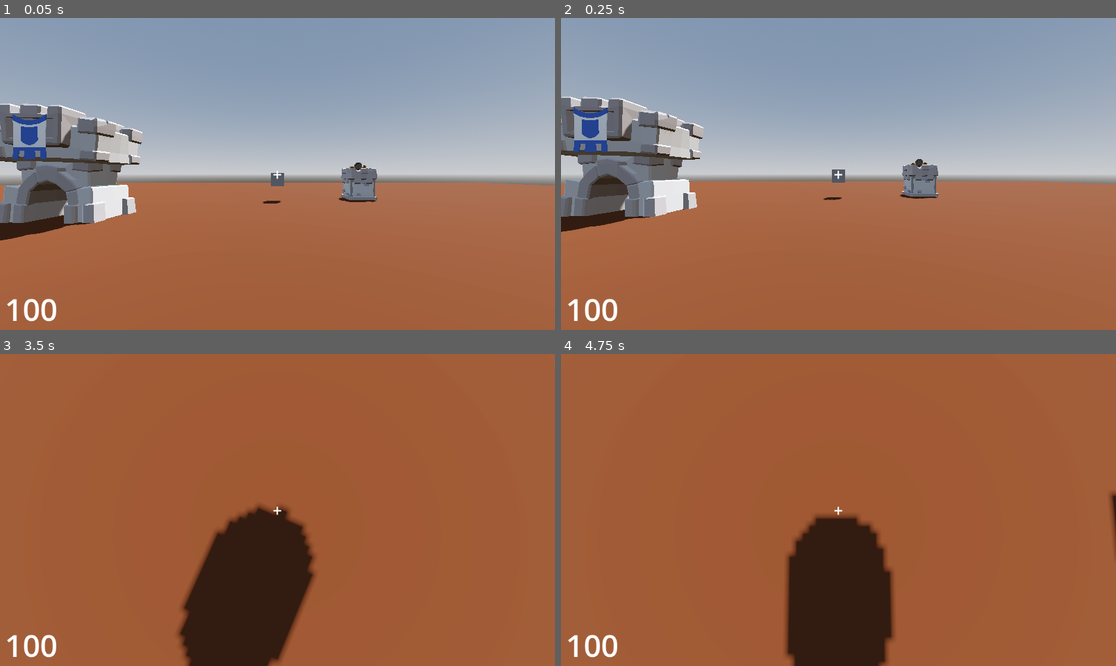
Above: before the commit, frames 1-4 (two rows, left to right).
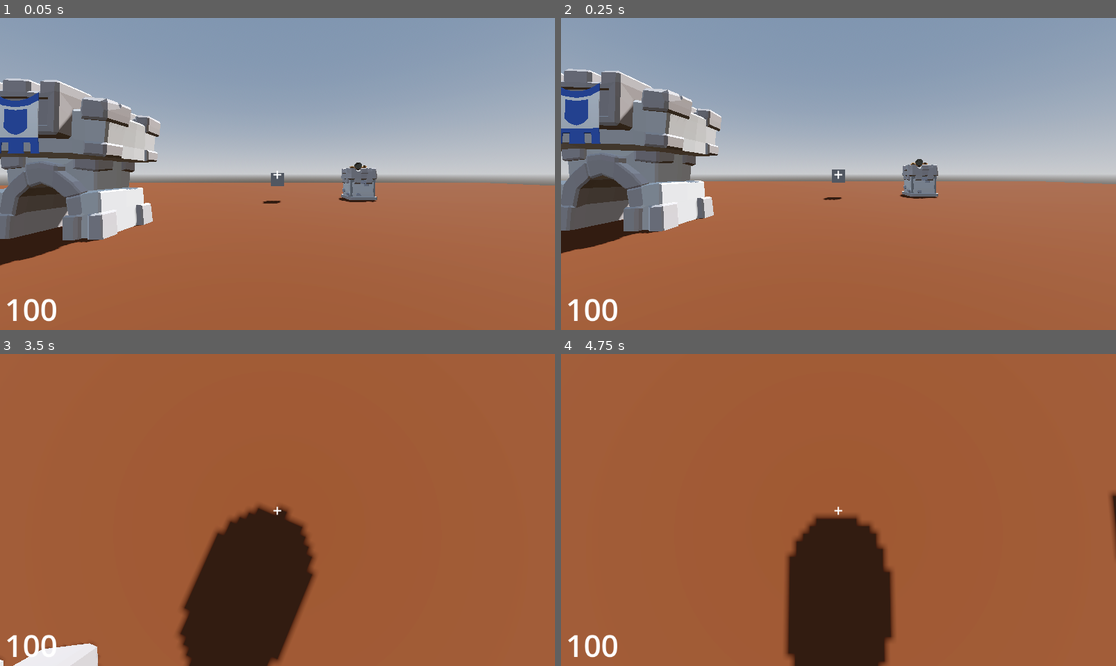
Above: after the commit, the same moments.

Repository: CSbean/Tower-Blaster
Game: Godot game, scene res://world.tscn
Two runs of this game, one before a commit and one after it. Both use one fixed random seed, a clock stepped at 60 frames per second and the inputs below.
Inputs (mouse positions are in pixels of both pictures, inside the frame that each line leads up to):
- Up to frame 1 (0.05 s): no input
- Up to frame 2 (0.25 s): no input
- Up to frame 3 (3.5 s): move the mouse to (271, 516) at 0.52 s; hold Up (ui_up) 0.53-2.78 s; right-click (271, 516) at 0.6 s; tap Space (jump) at 0.77, 1.52, 3.02 s; click (271, 516) at 0.8 s; move the mouse to (316, 513) at 1.27 s; click (316, 513) at 1.35 s; right-click (316, 513) at 1.55 s; move the mouse to (233, 506) at 2.02 s; right-click (233, 506) at 2.1 s; click (233, 506) at 2.3 s; move the mouse to (283, 510) at 2.77 s; hold A (move_left) from 2.78 s (still down); tap W (move_foward) at 2.85 s; right-click (283, 510) at 3.05 s
- Up to frame 4 (4.75 s): move the mouse to (816, 503) at 3.52 s; release A (move_left) at 3.53 s; hold Up (ui_up) from 3.53 s (still down); click (816, 503) at 3.6 s; tap Space (jump) at 3.77, 4.52 s; move the mouse to (866, 510) at 4.27 s; tap Shift (sprint_toggle) at 4.35 s; right-click (866, 510) at 4.55 s

The runs differ from the first frame. In frame 1, 9.0% of the frame differs, in the area x 0-29%, y 19-80%; in frame 2, 9.1%, in the area x 0-29%, y 16-76%; in frame 3, 0.8%; in frame 4, nothing differs.

Commit message:
base can take damage

Diff:
--- /dev/null
+++ b/tower-blaster/assets/booster_particles.tscn
@@ -0,0 +1,36 @@
+[gd_scene format=3 uid="uid://utljkmfy2jgu"]
+
+[sub_resource type="Curve" id="Curve_w7ove"]
+_data = [Vector2(0, 1), 0.0, 1.40451, 0, 0, Vector2(1, 0), -2.21649, 0.0, 0, 0]
+point_count = 2
+
+[sub_resource type="CurveTexture" id="CurveTexture_0capg"]
+curve = SubResource("Curve_w7ove")
+
+[sub_resource type="ParticleProcessMaterial" id="ParticleProcessMaterial_fgg2i"]
+direction = Vector3(0, -1, 0)
+spread = 15.0
+initial_velocity_min = 2.0
+initial_velocity_max = 4.0
+gravity = Vector3(0, 0, 0)
+damping_min = 9.0
+damping_max = 9.0
+scale_curve = SubResource("CurveTexture_0capg")
+
+[sub_resource type="StandardMaterial3D" id="StandardMaterial3D_6pwbh"]
+emission_enabled = true
+emission = Color(1, 1, 1, 1)
+emission_energy_multiplier = 2.0
+
+[sub_resource type="SphereMesh" id="SphereMesh_atjxn"]
+material = SubResource("StandardMaterial3D_6pwbh")
+radius = 0.1
+height = 0.2
+radial_segments = 32
+rings = 16
+
+[node name="BoosterParticles" type="GPUParticles3D"]
+amount = 32
+lifetime = 0.5
+process_material = SubResource("ParticleProcessMaterial_fgg2i")
+draw_pass_1 = SubResource("SphereMesh_atjxn")
--- a/tower-blaster/base.gd
+++ b/tower-blaster/base.gd
@@ -1,4 +1,5 @@
 extends Node3D
+class_name Base
 
 var health = 100
 # Called when the node enters the scene tree for the first time.
@@ -9,3 +10,7 @@
 # Called every frame. 'delta' is the elapsed time since the previous frame.
 func _process(delta: float) -> void:
 	pass
+
+func take_damage(num : float)->void:
+	health -= num
+	print(health)
--- a/tower-blaster/base.tscn
+++ b/tower-blaster/base.tscn
@@ -4,6 +4,9 @@
 [ext_resource type="PackedScene" uid="uid://cr2p8y25x6pcq" path="res://assets/Base.glb" id="1_rpg24"]
 
 [sub_resource type="StandardMaterial3D" id="StandardMaterial3D_rpg24"]
+
+[sub_resource type="BoxShape3D" id="BoxShape3D_3vi8l"]
+size = Vector3(4, 5, 3)
 
 [node name="Base" type="Node3D" unique_id=435660568]
 script = ExtResource("1_3vi8l")
@@ -16,3 +19,9 @@
 material = SubResource("StandardMaterial3D_rpg24")
 
 [node name="Base" parent="." unique_id=2100562782 instance=ExtResource("1_rpg24")]
+
+[node name="Area3D" type="Area3D" parent="." unique_id=1411092497]
+transform = Transform3D(1, 0, 0, 0, 1, 0, 0, 0, 1, 0, 2.5, 0)
+
+[node name="CollisionShape3D" type="CollisionShape3D" parent="Area3D" unique_id=27461510]
+shape = SubResource("BoxShape3D_3vi8l")
--- /dev/null
+++ b/tower-blaster/booster_particles.tscn
@@ -0,0 +1,36 @@
+[gd_scene format=3 uid="uid://utljkmfy2jgu"]
+
+[sub_resource type="Curve" id="Curve_w7ove"]
+_data = [Vector2(0, 1), 0.0, 1.40451, 0, 0, Vector2(1, 0), -2.21649, 0.0, 0, 0]
+point_count = 2
+
+[sub_resource type="CurveTexture" id="CurveTexture_0capg"]
+curve = SubResource("Curve_w7ove")
+
+[sub_resource type="ParticleProcessMaterial" id="ParticleProcessMaterial_fgg2i"]
+direction = Vector3(0, -1, 0)
+spread = 15.0
+initial_velocity_min = 2.0
+initial_velocity_max = 4.0
+gravity = Vector3(0, 0, 0)
+damping_min = 9.0
+damping_max = 9.0
+scale_curve = SubResource("CurveTexture_0capg")
+
+[sub_resource type="StandardMaterial3D" id="StandardMaterial3D_6pwbh"]
+emission_enabled = true
+emission = Color(1, 1, 1, 1)
+emission_energy_multiplier = 2.0
+
+[sub_resource type="SphereMesh" id="SphereMesh_atjxn"]
+material = SubResource("StandardMaterial3D_6pwbh")
+radius = 0.1
+height = 0.2
+radial_segments = 32
+rings = 16
+
+[node name="BoosterParticles" type="GPUParticles3D"]
+amount = 32
+lifetime = 0.5
+process_material = SubResource("ParticleProcessMaterial_fgg2i")
+draw_pass_1 = SubResource("SphereMesh_atjxn")
--- a/tower-blaster/cannon_projectile.gd
+++ b/tower-blaster/cannon_projectile.gd
@@ -2,12 +2,12 @@
 
 
 @onready var timer: Timer = $Timer
-@onready var player: Player = $Player
+
 
 @export var speed : int
 
 var direction := Vector3.FORWARD
-
+var parry = false
 
 # Called when the node enters the scene tree for the first time.
 func _ready() -> void:
@@ -35,7 +35,11 @@
 
 func parryed()->void:
 	speed = speed*2
+	parry = true
 
 
 func _on_area_entered(area: Area3D) -> void:
-	area.get_parent().take_damage()
+	if area.get_parent() is Turret:
+		area.get_parent().take_damage()
+	if area.get_parent() is Base:
+		area.get_parent().take_damage(15)
--- a/tower-blaster/cannon_projectile.tscn
+++ b/tower-blaster/cannon_projectile.tscn
@@ -23,7 +23,7 @@
 shape = SubResource("SphereShape3D_n5pep")
 
 [node name="Timer" type="Timer" parent="." unique_id=1896545895]
-wait_time = 2.0
+wait_time = 10.0
 autostart = true
 
 [connection signal="area_entered" from="." to="." method="_on_area_entered"]
--- a/tower-blaster/character_body_3d.gd
+++ b/tower-blaster/character_body_3d.gd
@@ -22,8 +22,11 @@
 
 func _process(_delta: float) -> void:
 	if Input.is_action_just_pressed("shoot"):
-		if ray_cast_3d.get_collider() is Area3D:
-			ray_cast_3d.get_collider().queue_free()
+		if ray_cast_3d.is_colliding():
+			if ray_cast_3d.get_collider() is Area3D:
+				ray_cast_3d.get_collider().queue_free()
+			if ray_cast_3d.get_collider().get_parent() is Base:
+				ray_cast_3d.get_collider().get_parent().take_damage(0.5)
 	if Input.is_action_just_pressed("sprint_toggle"):
 		if not sprinting:
 			sprinting = true
--- /dev/null
+++ b/tower-blaster/explosion_particles.tscn
@@ -0,0 +1,57 @@
+[gd_scene format=3 uid="uid://b1webjidu18rm"]
+
+[sub_resource type="Gradient" id="Gradient_lkolc"]
+offsets = PackedFloat32Array(0.201923, 0.413462, 0.586538, 0.740385, 0.903846)
+colors = PackedColorArray(1, 1, 1, 1, 1, 1, 0, 1, 1, 0.294118, 0, 1, 0.776471, 0, 0, 1, 0, 0, 0, 1)
+
+[sub_resource type="GradientTexture1D" id="GradientTexture1D_u3rij"]
+gradient = SubResource("Gradient_lkolc")
+
+[sub_resource type="Curve" id="Curve_cv3ok"]
+_limits = [0.0, 100.0, 0.0, 1.0]
+_data = [Vector2(0, 1), 0.0, 146.581, 0, 0, Vector2(1, 100), 413.249, 0.0, 0, 0]
+point_count = 2
+
+[sub_resource type="CurveTexture" id="CurveTexture_mygan"]
+curve = SubResource("Curve_cv3ok")
+
+[sub_resource type="Curve" id="Curve_qubh3"]
+_data = [Vector2(0, 0.530249), 0.0, 2.25724, 0, 0, Vector2(1, 0), -2.97204, 0.0, 0, 0]
+point_count = 2
+
+[sub_resource type="CurveTexture" id="CurveTexture_5bhb0"]
+curve = SubResource("Curve_qubh3")
+
+[sub_resource type="ParticleProcessMaterial" id="ParticleProcessMaterial_1onfr"]
+direction = Vector3(0, 1, 0)
+spread = 180.0
+initial_velocity_min = 6.0
+initial_velocity_max = 16.0
+gravity = Vector3(0, 0, 0)
+damping_max = 3.0
+damping_curve = SubResource("CurveTexture_mygan")
+scale_curve = SubResource("CurveTexture_5bhb0")
+color_ramp = SubResource("GradientTexture1D_u3rij")
+turbulence_enabled = true
+turbulence_noise_scale = 1.0
+turbulence_noise_speed_random = 4.0
+
+[sub_resource type="StandardMaterial3D" id="StandardMaterial3D_5wvwh"]
+shading_mode = 0
+vertex_color_use_as_albedo = true
+disable_receive_shadows = true
+billboard_mode = 3
+billboard_keep_scale = true
+particles_anim_h_frames = 1
+particles_anim_v_frames = 1
+particles_anim_loop = false
+
+[sub_resource type="QuadMesh" id="QuadMesh_gb05o"]
+material = SubResource("StandardMaterial3D_5wvwh")
+
+[node name="ExplosionParticles" type="GPUParticles3D" unique_id=1495942892]
+cast_shadow = 0
+amount = 64
+explosiveness = 0.75
+process_material = SubResource("ParticleProcessMaterial_1onfr")
+draw_pass_1 = SubResource("QuadMesh_gb05o")
--- a/tower-blaster/turret.gd
+++ b/tower-blaster/turret.gd
@@ -8,6 +8,7 @@
 
 var proj = preload("res://cannon_projectile.tscn")
 var health = 100
+var alive = true
 # Called when the node enters the scene tree for the first time.
 func _ready() -> void:
 	pass # Replace with function body.
@@ -32,6 +33,8 @@
 
 
 func take_damage()->void:
-	health = 0
-	cannon.rotate_x(-30.0)
-	create_tween()
+	if alive:
+		alive = false
+		health = 0
+		cannon.rotate_x(-30.0)
+		create_tween()
--- a/tower-blaster/world.tscn
+++ b/tower-blaster/world.tscn
@@ -49,4 +49,4 @@
 [node name="UI" parent="." unique_id=812937870 instance=ExtResource("3_tlwt5")]
 
 [node name="Base" parent="." unique_id=435660568 instance=ExtResource("4_aqk2v")]
-transform = Transform3D(1, 0, 0, 0, 1, 0, 0, 0, 1, -10.100477, 0, -10.037796)
+transform = Transform3D(1, 0, 0, 0, 1, 0, 0, 0, 1, -7.827291, 0, -7.842252)
